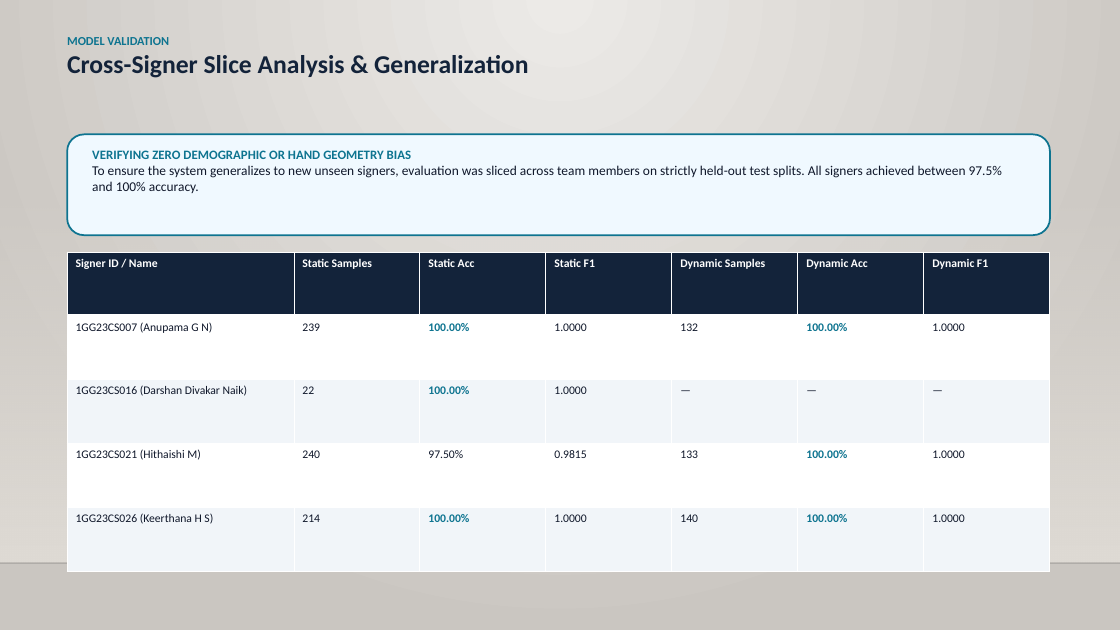
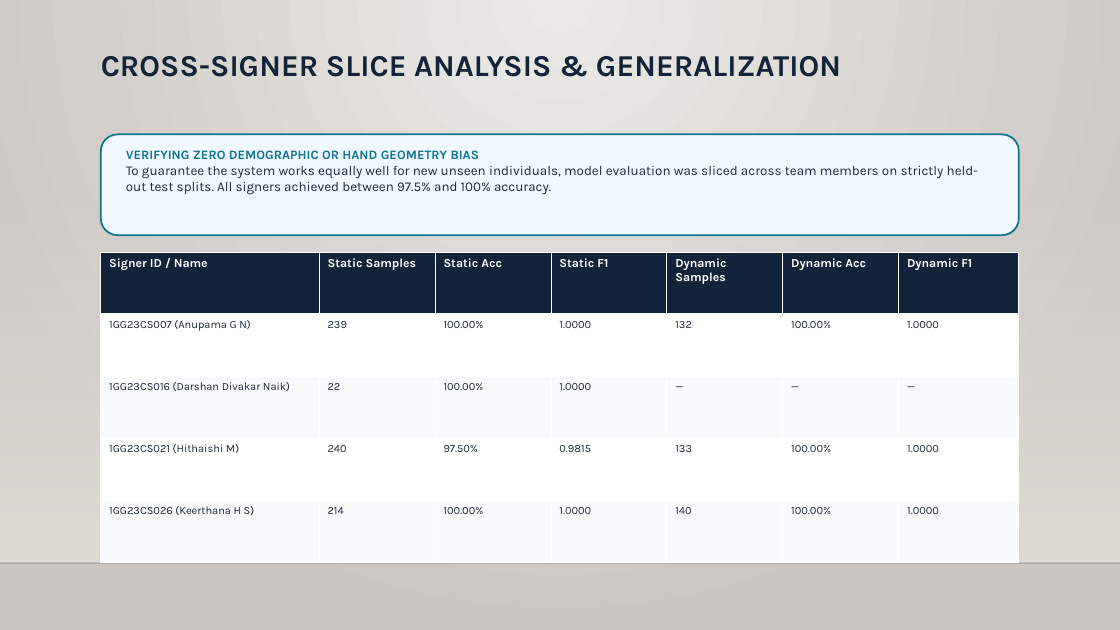
Before and after one commit to darshandivakarnaik28/G2T2G, a slide deck: slide 33 of G2T2G_Final_Presentation.pptx. Drawn at 1120x630 pixels with LibreOffice and Linux fonts; fonts in the diff are those of the drawing; background and template pictures are left out. Boxes give left, top, right and bottom in pixels: in the first picture for what was removed or moved away, otherwise in the second. Text is boxed around its words. In the diff, an @@ line names an element or a change of style, - is before the commit and + after.

Commit message:
style(presentation): unify typography, title coordinates, and table formatting across all 38 slides

```diff
--- a/G2T2G_Final_Presentation.pptx
+++ b/G2T2G_Final_Presentation.pptx
@@ text at [101,56,841,77]: text changed; size 22 to 26 pt; font Calibri to Karla @@
-MODEL VALIDATION
-Cross-Signer Slice Analysis & Generalization
+CROSS-SIGNER SLICE ANALYSIS & GENERALIZATION
@@ rounded rectangle: place and size @@
-rounded rectangle at [67,134,1050,235]
+rounded rectangle at [101,134,1019,235]
@@ text "VERIFYING ZERO DEMOGRAPHIC OR HAND ...": place and size @@
-text "VERIFYING ZERO DEMOGRAPHIC OR HAND ..." at [92,150,1002,193]
+text "VERIFYING ZERO DEMOGRAPHIC OR HAND ..." at [126,150,978,195]
@@ text at [126,165,978,195]: text changed; font Calibri to Karla; text colour #0F172A to #1E293B @@
-To ensure the system generalizes to new unseen signers, evaluation was sliced across team members on strictly held-out test splits. All signers achieved between 97.5% and 100% accuracy.
+To guarantee the system works equally well for new unseen individuals, model evaluation was sliced across team members on strictly held-out test splits. All signers achieved between 97.5% and 100% accuracy.
@@ text at [126,150,479,159]: font Calibri to Karla in "VERIFYING ZERO DEMOGRAPHIC OR HAND GEOMETRY BIAS" @@
@@ table at [101,252,1019,563] @@
@@ fill #F1F5F9 to #F8FAFC in 14 cells @@
@@ size 10 to 10.5 pt in "Signer ID / Name", "Static Samples", "Static Acc", "Static F1" and 3 more places @@
@@ font Calibri to Karla @@
@@ size 10 to 9.5 pt in "1GG23CS007 (Anupama G N)", "239", "100.00%", "1.0000" and 24 more places @@
@@ text colour #0F172A to #1E293B in "1GG23CS007 (Anupama G N)", "239", "1.0000", "132" and 18 more places @@
@@ text colour #0E7490 to #1E293B, bold off in "100.00%", "100.00%", "100.00%", "100.00%" and 2 more places @@
@@ table: place and size @@
-table at [67,252,1050,571]
+table at [101,252,1019,563]
```
Also in this commit, not shown: 37 other slides changed, 2 other files.
